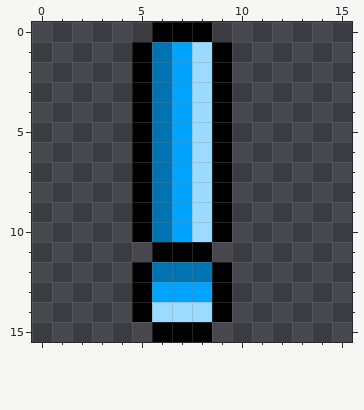
Pixel-art sprite -- Anathema/Content/Icons/Negation.png. Above, as it was before the edit.
The file is 16x16 pixels.
Now the later version:
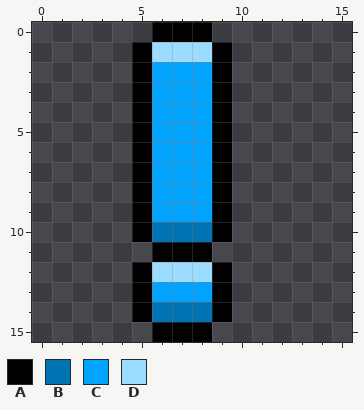
Palette (. is transparent): A #000000  B #0073b2  C #00a4ff  D #9adbff
The edit:
y 1: x 6..7 BC -> DD
y 2..9: x 6 B -> C; x 8 D -> C
y 10: x 7..8 CD -> BB
y 12: x 6..8 BBB -> DDD
y 14: x 6..8 DDD -> BBB
Boxes around the changes in both pictures, in picture pixels (x1, y1, x2, y2):
changed: (152, 42, 212, 322)
